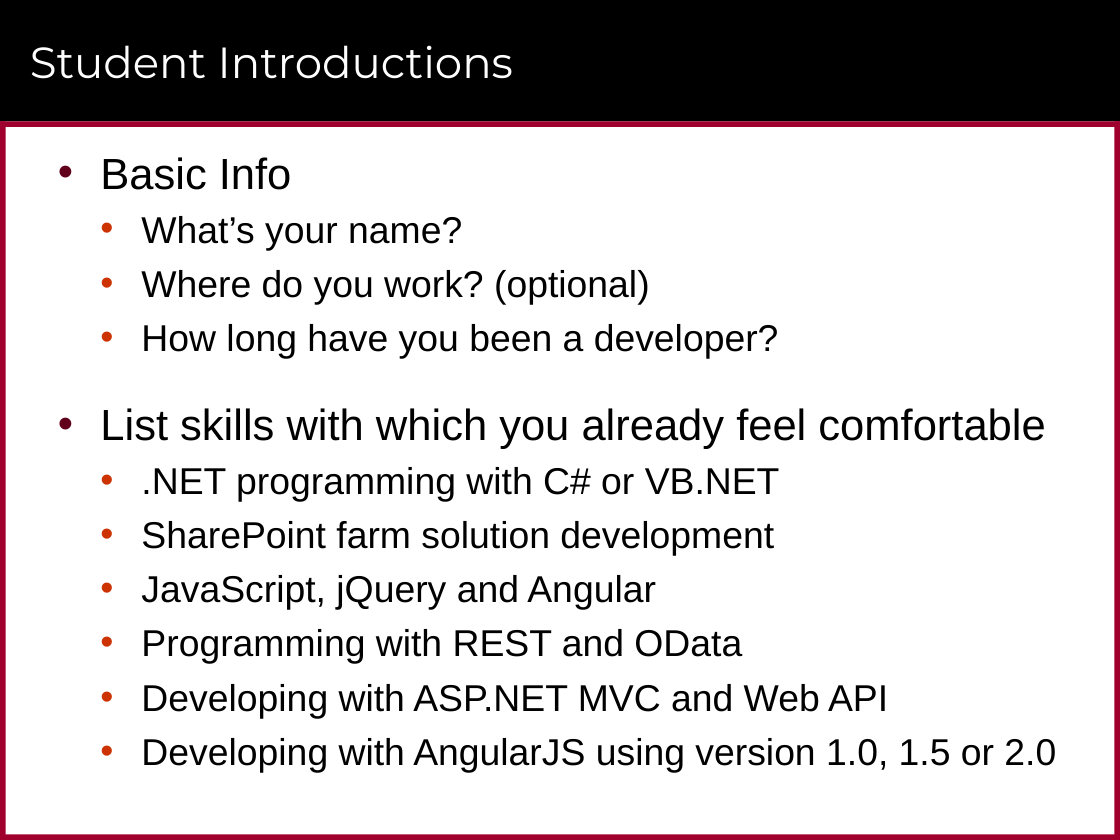
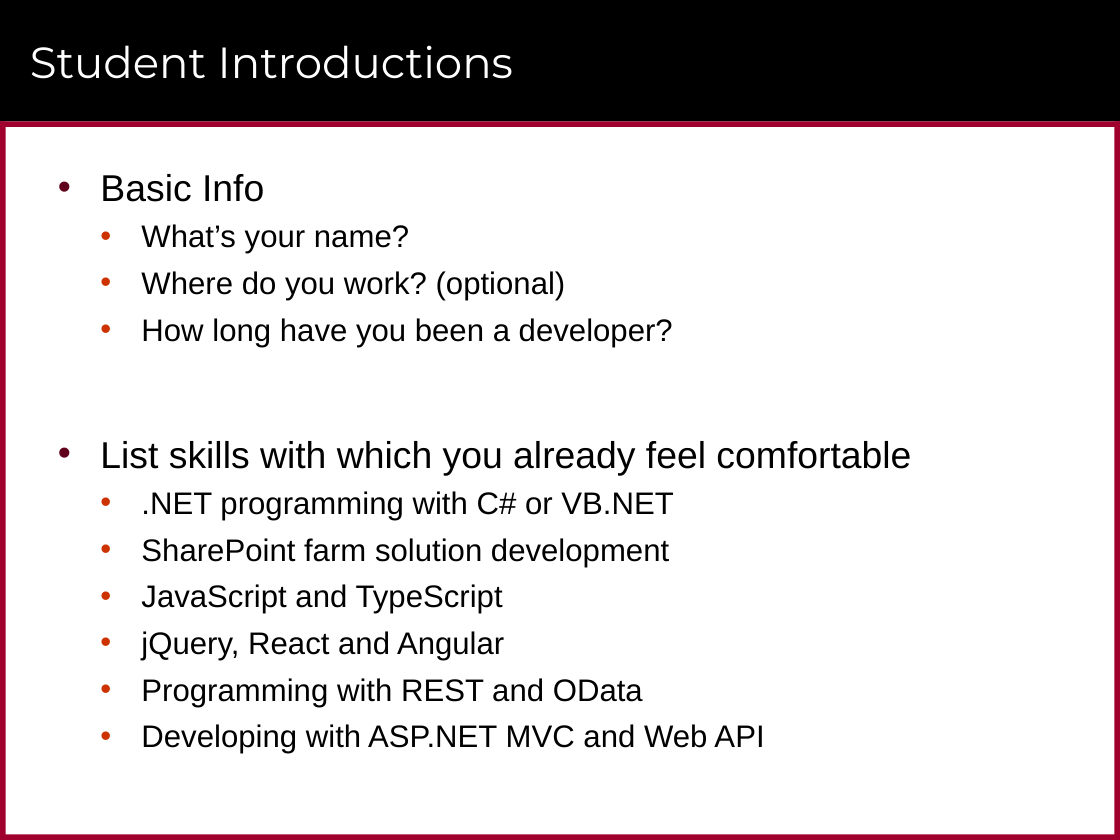
Before and after one commit to CriticalPathTraining/MSD365_Courseware, a slide deck: slide 2 of 01 GettingStarted.pptx. Drawn at 1120x840 pixels with LibreOffice and Linux fonts; fonts in the diff are those of the drawing; background and template pictures are left out. Boxes give left, top, right and bottom in pixels: in the first picture for what was removed or moved away, otherwise in the second. Text is boxed around its words. In the diff, an @@ line names an element or a change of style, - is before the commit and + after.

```diff
--- a/01 GettingStarted.pptx
+++ b/01 GettingStarted.pptx
@@ text "Basic Info": place and size @@
-text "Basic Info" at [100, 157, 1056, 772]
+text "Basic Info" at [100, 174, 911, 754]
@@ text at [100, 174, 911, 754]: size 28 to 24 pt in "Basic Info", "List skills with which you already feel ..."; size 24 to 20 pt in "What’s your name?", "Where do you work? (optional)", "How long have you been a developer?", ".NET programming with C# or VB.NET" and 3 more places @@
@@ text at [141, 584, 504, 660]: text changed; size 24 to 20 pt @@
-  • JavaScript, jQuery and Angular
+  • JavaScript and TypeScript
+  • jQuery, React and Angular
@@ text at [141, 738, 1056, 772]: paragraph removed @@
-  • Developing with AngularJS using version 1.0, 1.5 or 2.0
```
Also in this commit, not shown: 2 other slides changed, 1 slide removed, 5 other files.
